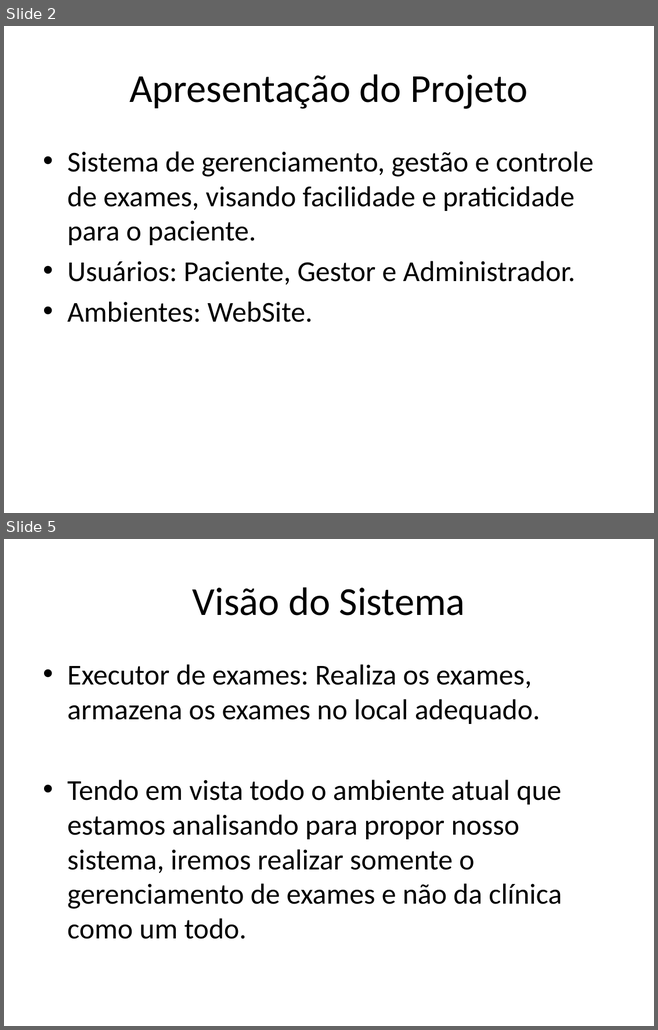
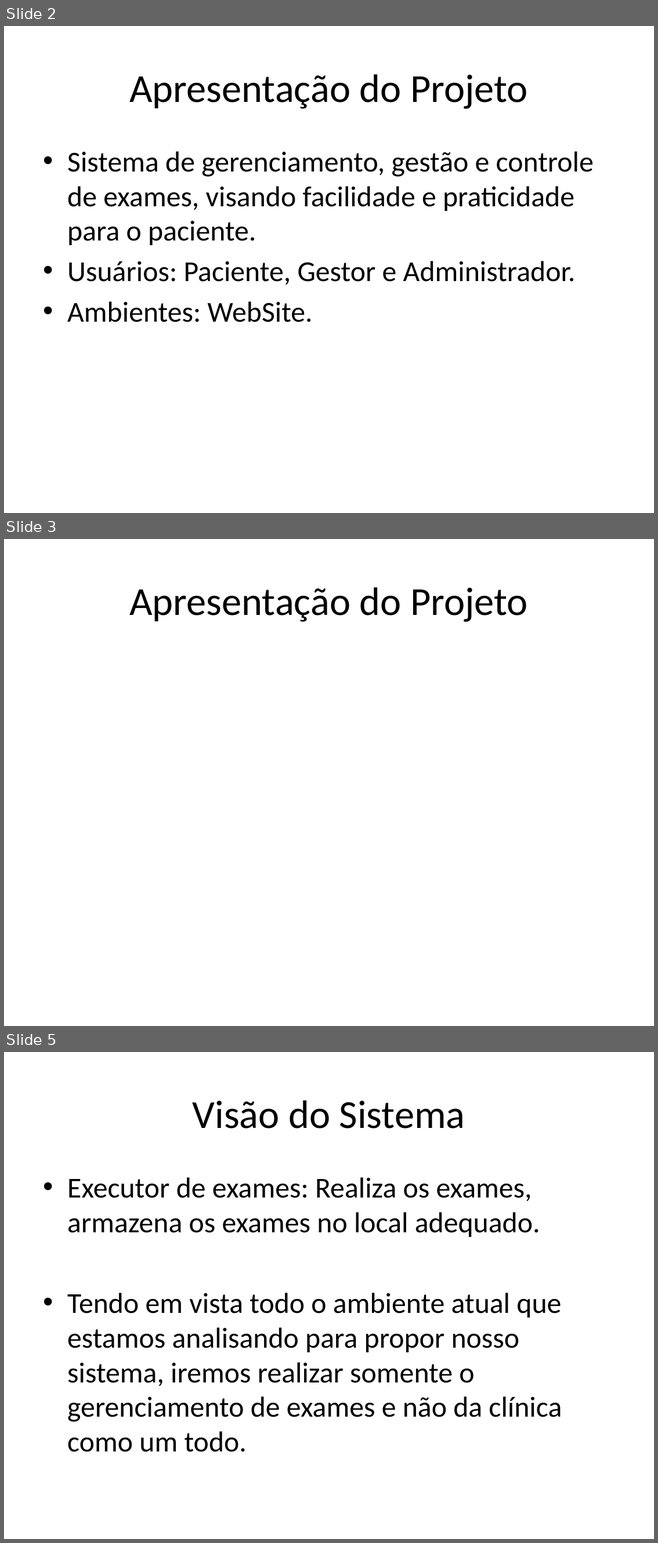
Before and after one commit to kokmz/TCCHUE, a slide deck: documentacao/G4_Apresentacao2sem2014_Final.pptx. Shown one above the other, each under a label of ours: slides 2 and 5 before the commit, slides 2, 3 and 5 after it; the slides between them are not shown. The pictures are 658x1030 and 658x1543 pixels, drawn with LibreOffice and Linux fonts; fonts in the diff are those of the drawing; background and template pictures are left out. Boxes give left, top, right and bottom in pixels: in the first picture for what was removed or moved away, otherwise in the second. Text is boxed around its words. In the diff, an @@ line names an element or a change of style, - is before the commit and + after.

```diff
--- a/documentacao/G4_Apresentacao2sem2014_Final.pptx
+++ b/documentacao/G4_Apresentacao2sem2014_Final.pptx
@@ slide 3 added at (4, 539, 654, 1026), background picture (left out) @@
@@ title added at (129, 587, 528, 622), 44 pt, text #000000 @@
+Apresentação do Projeto
```
Also in this commit, not shown: 6 slides changed, 1 slide removed.
